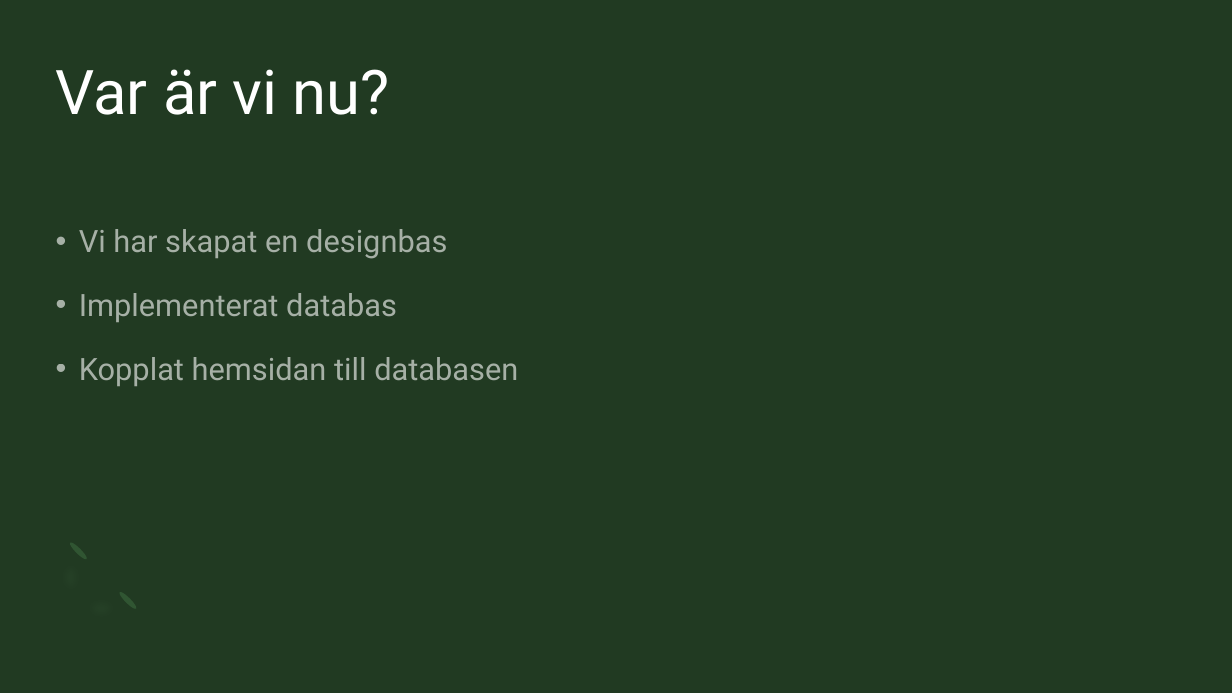
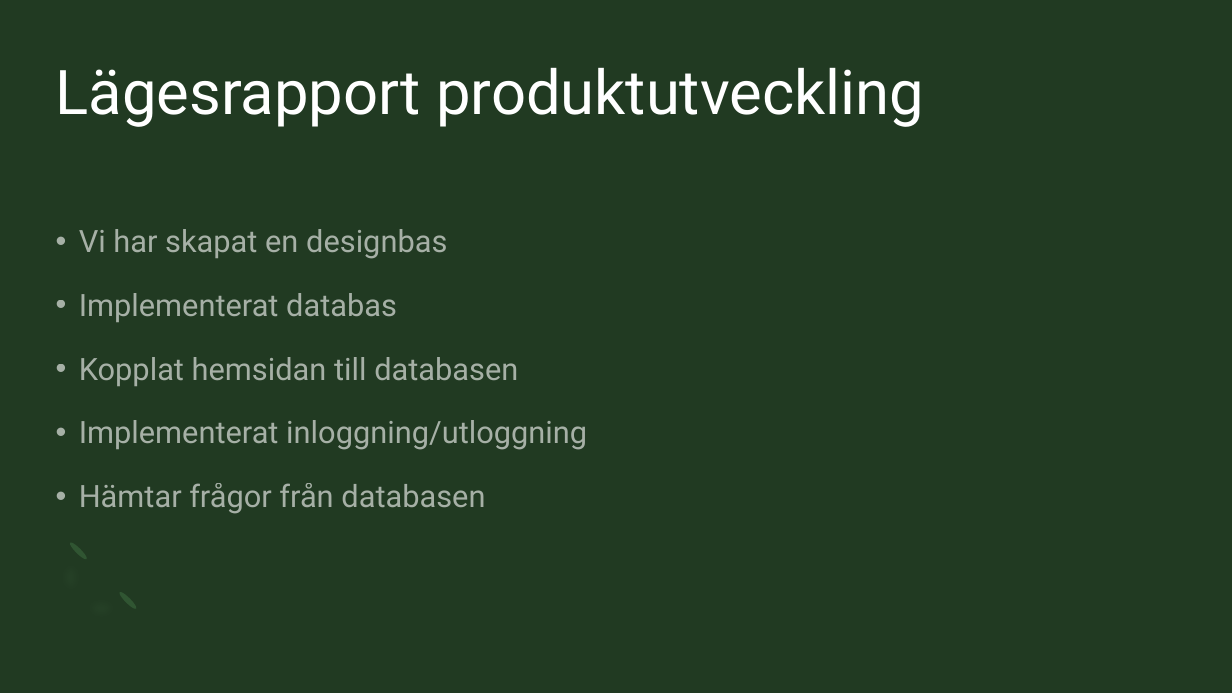
Before and after one commit to Sjofil/HASAB-IDA3, a slide deck: slide 7 of Delredovisning/Sustainable Forms presentation.pptx. Drawn at 1232x693 pixels with LibreOffice and Linux fonts; fonts in the diff are those of the drawing. Boxes give left, top, right and bottom in pixels: in the first picture for what was removed or moved away, otherwise in the second. Text is boxed around its words. In the diff, an @@ line names an element or a change of style, - is before the commit and + after.

Commit message:
form

```diff
--- a/Delredovisning/Sustainable Forms presentation.pptx
+++ b/Delredovisning/Sustainable Forms presentation.pptx
@@ title at bbox=[56, 67, 924, 127]: text changed @@
-Var är vi nu?
+Lägesrapport produktutveckling
@@ text at bbox=[79, 420, 587, 514]: paragraphs added @@
+• Implementerat inloggning/utloggning
+• Hämtar frågor från databasen
```
